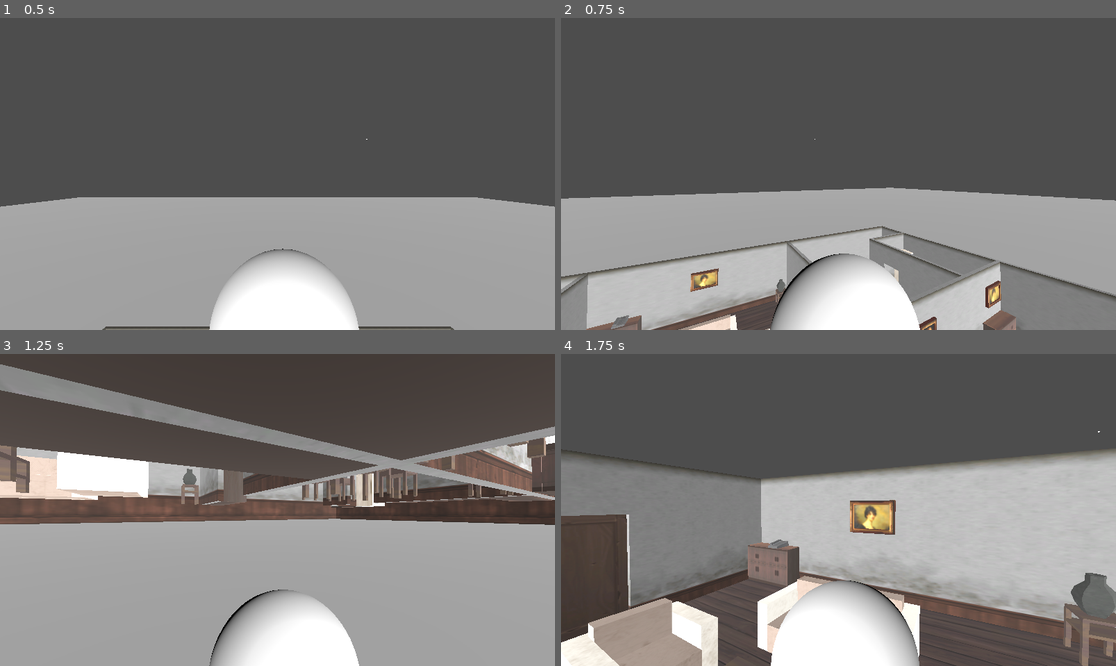
Above: before the commit, frames 1-4 (two rows, left to right).
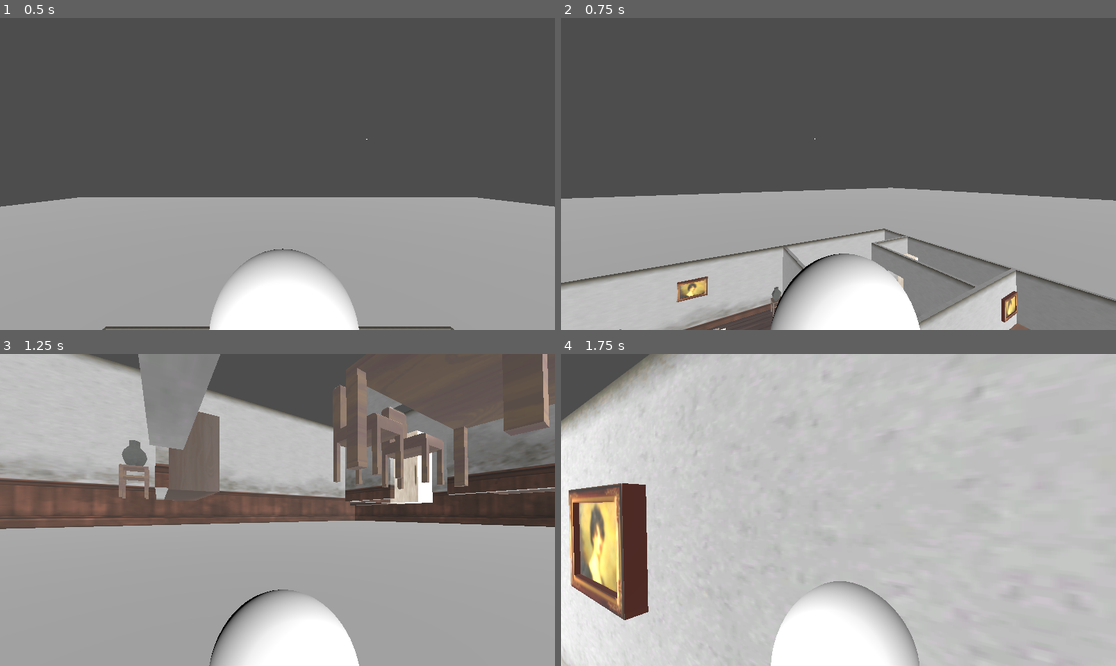
Above: after the commit, the same moments.

Repository: ChrFli/apl-beleuchtung-und-rendering
Game: Godot game, scene res://scenes/game.tscn
Same seed, same stepped clock (60 frames per second), same inputs: the game is played once before the commit and once after it.
Inputs (mouse positions are in pixels of both pictures, inside the frame that each line leads up to):
- Up to frame 1 (0.5 s): no input
- Up to frame 2 (0.75 s): tap Enter (ui_accept) at 0.5 s; move the mouse to (866, 174) at 0.52 s; hold Up (ui_up) from 0.53 s (still down); tap E (interact) at 0.6 s
- Up to frame 3 (1.25 s): keep holding Up (ui_up); tap Enter (ui_accept) at 0.77 s
- Up to frame 4 (1.75 s): keep holding Up (ui_up); move the mouse to (810, 510) at 1.27 s; tap E (interact) at 1.35 s; tap Enter (ui_accept) at 1.52 s

Frame 1 is identical in both runs. In frame 2, 7.7% of the frame differs, in the area x 0-100%, y 38-100%; in frame 3, 38%; in frame 4, 70%, in the area x 0-100%, y 0-100%.

Commit message:
Doors added to the Test_Scene, problems with texture fix later

Diff:
--- a/DoubleDoors.tscn
+++ b/scenes/DoubleDoors.tscn
@@ -155,8 +155,9 @@
 [node name="hinge2" type="Node3D" parent="."]
 transform = Transform3D(1, 0, 0, 0, 1, 0, 0, 0, 1, 1.01288, 0, 0)
 
-[node name="StaticBody3D" type="StaticBody3D" parent="hinge2"]
+[node name="StaticBody3D" type="StaticBody3D" parent="hinge2" node_paths=PackedStringArray("playeranimation")]
 script = ExtResource("1_hflle")
+playeranimation = NodePath("../../AnimationPlayer")
 
 [node name="門003" type="MeshInstance3D" parent="hinge2/StaticBody3D"]
 transform = Transform3D(10.098, 0, 0, 0, 1.20417e-07, 10.098, 0, -10.098, 1.20417e-07, -0.507387, -1.08547, -0.0181712)
--- a/scenes/Worldtester.tscn
+++ b/scenes/Worldtester.tscn
@@ -2,7 +2,7 @@
 
 [ext_resource type="PackedScene" uid="uid://drxna0qrhrswo" path="res://scenes/door.tscn" id="1_22fkl"]
 [ext_resource type="PackedScene" uid="uid://chtutpgwaitak" path="res://scenes/char_dummy.tscn" id="2_bfdo2"]
-[ext_resource type="PackedScene" uid="uid://ce244th5ihfds" path="res://DoubleDoors.tscn" id="3_sq84n"]
+[ext_resource type="PackedScene" uid="uid://ce244th5ihfds" path="res://scenes/DoubleDoors.tscn" id="3_sq84n"]
 
 [sub_resource type="BoxShape3D" id="BoxShape3D_iquhi"]
 size = Vector3(1, 0.942383, 1)
--- a/scenes/test_scene.tscn
+++ b/scenes/test_scene.tscn
@@ -1,8 +1,10 @@
-[gd_scene load_steps=8 format=4 uid="uid://clgni3ek56r0e"]
+[gd_scene load_steps=10 format=4 uid="uid://clgni3ek56r0e"]
 
 [ext_resource type="Texture2D" uid="uid://cixp24n4yj3oy" path="res://models/House_6.png" id="2_0sfir"]
 [ext_resource type="PackedScene" uid="uid://chtutpgwaitak" path="res://scenes/char_dummy.tscn" id="2_hk53w"]
 [ext_resource type="PackedScene" uid="uid://eelx8utxq7f2" path="res://scenes/collision_walls.tscn" id="3_0v6e8"]
+[ext_resource type="PackedScene" uid="uid://drxna0qrhrswo" path="res://scenes/door.tscn" id="4_ahox0"]
+[ext_resource type="PackedScene" uid="uid://ce244th5ihfds" path="res://scenes/DoubleDoors.tscn" id="4_uksla"]
 
 [sub_resource type="BoxShape3D" id="BoxShape3D_pb7eb"]
 size = Vector3(500, 1, 500)
@@ -49,7 +51,7 @@
 [node name="Test_Scene" type="Node3D"]
 
 [node name="CharDummy" parent="." instance=ExtResource("2_hk53w")]
-transform = Transform3D(0.1, 0, 0, 0, 0.1, 0, 0, 0, 0.1, -0.409973, -1.39336, -12.1592)
+transform = Transform3D(0.1, 0, 0, 0, 0.1, 0, 0, 0, 0.1, -0.409973, -1.39336, 40.3797)
 
 [node name="Camera3D" type="Camera3D" parent="."]
 transform = Transform3D(1, 0, 0, 0, 1, 0, 0, 0, 1, -2.84734, 52.9313, 364.541)
@@ -75,3 +77,21 @@
 
 [node name="CollisionWalls" parent="." instance=ExtResource("3_0v6e8")]
 transform = Transform3D(0.1, 0, 0, 0, -4.37114e-09, 0.1, 0, -0.1, -4.37114e-09, 0, -15.0556, 0)
+
+[node name="Door" parent="." instance=ExtResource("4_ahox0")]
+transform = Transform3D(-1.83594e-07, 0, -4.20013, 0, 4.28676, 0, 4.20013, 0, -1.83594e-07, 17.3453, -12.9319, 15.1175)
+
+[node name="Door2" parent="." instance=ExtResource("4_ahox0")]
+transform = Transform3D(-4.32277, 0, 3.66223e-07, 0, 4.26267, 0, -3.77909e-07, 0, -4.18911, 23.1952, -12.8605, 20.1744)
+
+[node name="Door3" parent="." instance=ExtResource("4_ahox0")]
+transform = Transform3D(-4.37471, 0, -3.67187e-07, 0, 4.28676, 0, 3.8245e-07, 0, -4.20013, -35.7271, -12.8917, 9.39718)
+
+[node name="DoubleDoors" parent="." instance=ExtResource("4_uksla")]
+transform = Transform3D(3.87794, 0, 0, 0, 4.32731, 0, 0, 0, 4.02151, 1.03195, -12.8671, -0.532533)
+
+[node name="DoubleDoors2" parent="." instance=ExtResource("4_uksla")]
+transform = Transform3D(3.87794, 0, 0, 0, 4.32731, 0, 0, 0, 4.02151, 1.03195, -12.8671, 30.4216)
+
+[node name="Door4" parent="." instance=ExtResource("4_ahox0")]
+transform = Transform3D(-1.88954e-07, 0, 4.18911, 0, 4.26267, 0, -4.32277, 0, -1.83112e-07, -15.0763, -12.8438, -16.5502)
--- a/scripts/char_dummy.gd
+++ b/scripts/char_dummy.gd
@@ -1,6 +1,6 @@
 extends CharacterBody3D
 
-const SPEED = 10.0
+const SPEED = 15.0
 const JUMP_VELOCITY = 20.0
 const GRAVITY = 50.0  # Erhöhe diesen Wert, um das Objekt schneller fallen zu lassen
 const SENSITIVITY = 0.005
Not shown, changed: scenes/collision_walls.tscn
